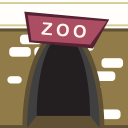
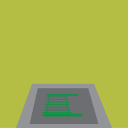
Before/after of a 128px x 128px layered artwork. What changed in the layer stack:
added layer "Calque 94" above "Calque 93" over box(0, 0, 128, 128)
hid "Calque 66" over box(0, 0, 128, 128)
